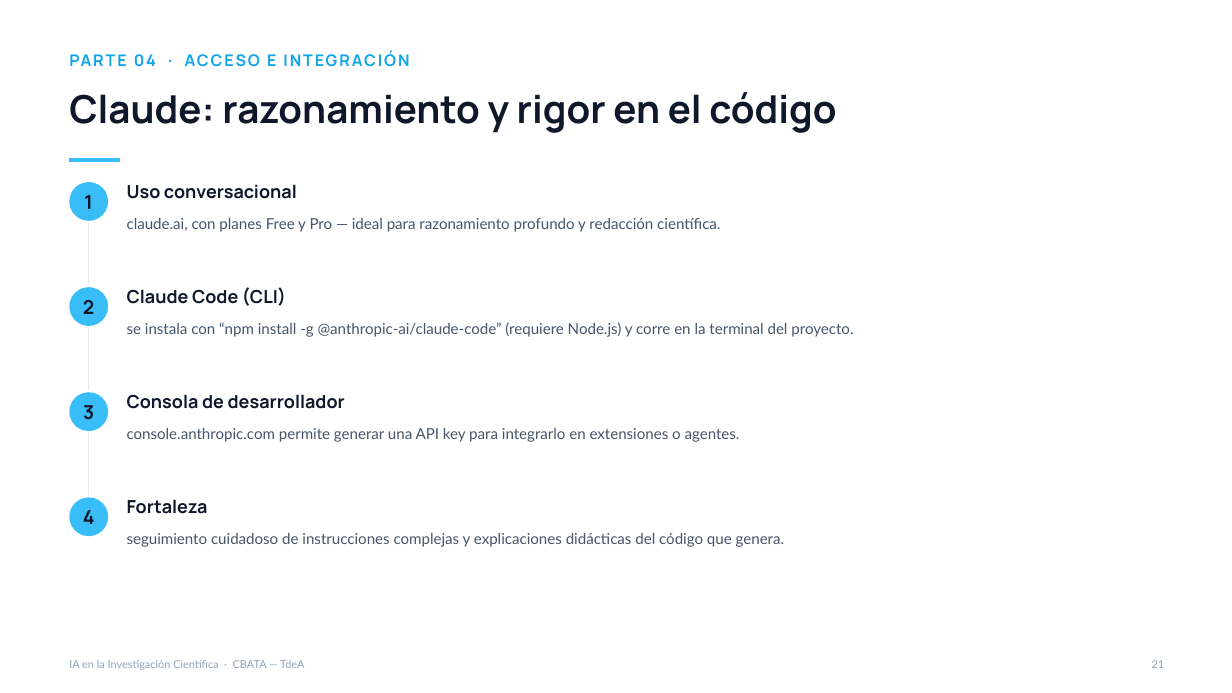
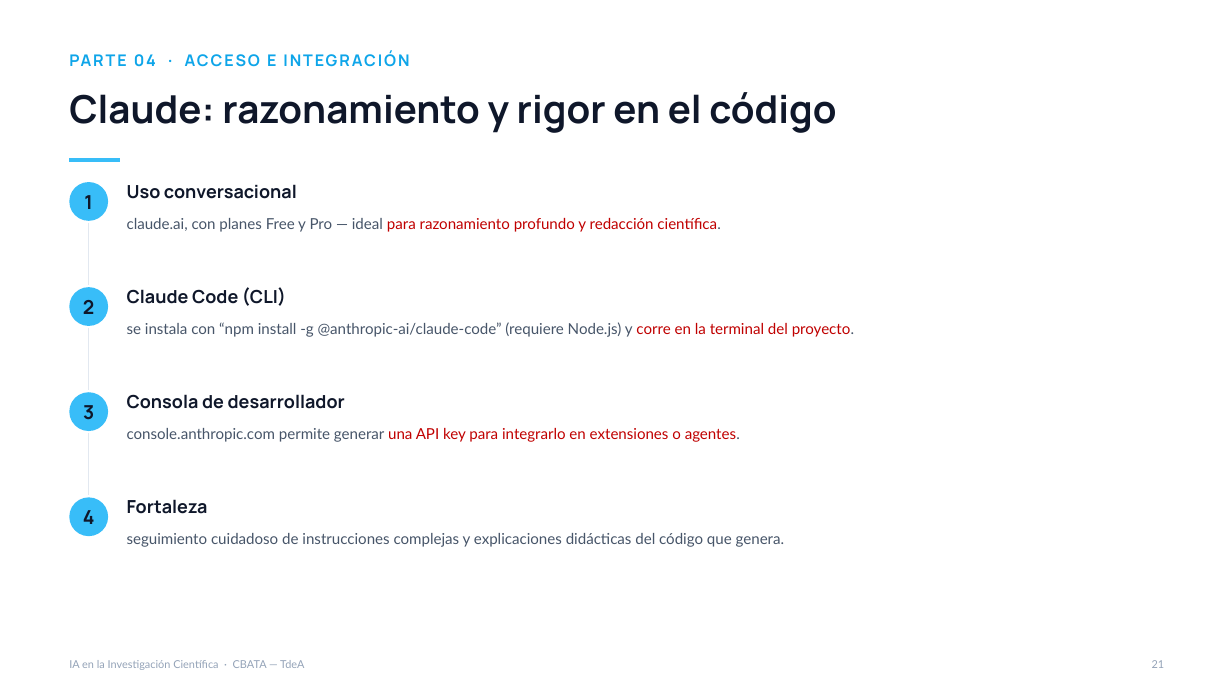
Before and after one commit to magarridot/Investigacion_Aumentada, a slide deck: slide 21 of Investigacion_Aumentada_IA_para_la_Ciencia.pptx. Drawn at 1232x693 pixels with LibreOffice and Linux fonts; fonts in the diff are those of the drawing. Boxes give left, top, right and bottom in pixels: in the first picture for what was removed or moved away, otherwise in the second. Text is boxed around its words. In the diff, an @@ line names an element or a change of style, - is before the commit and + after.

Commit message:
docs: update presentation content for Investigacion Aumentada IA para la Ciencia

```diff
--- a/Investigacion_Aumentada_IA_para_la_Ciencia.pptx
+++ b/Investigacion_Aumentada_IA_para_la_Ciencia.pptx
@@ text "claude.ai, con planes Free y ..." at [127,218,720,232]: text colour #475569 to #C00000 in "para razonamiento profundo y redacción científica." @@
@@ text "se instala con “npm install ..." at [127,322,854,337]: text colour #475569 to #C00000 in "corre en la terminal del proyecto." @@
@@ text "console.anthropic.com permite generar una API ..." at [127,428,740,442]: text colour #475569 to #C00000 in "una API key para integrarlo en extensiones ..." @@
```
Also in this commit, not shown: 5 other slides changed.
